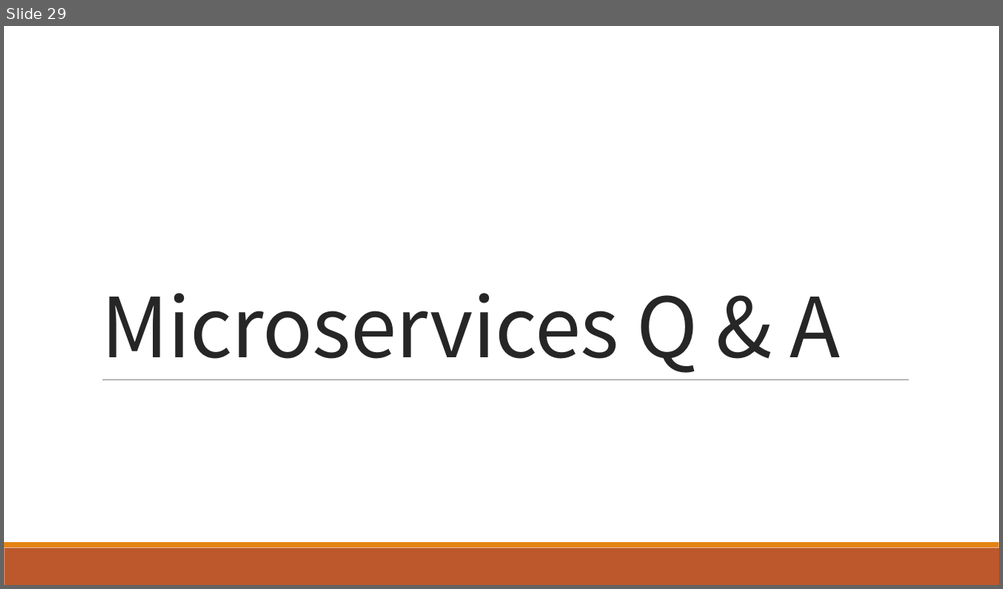
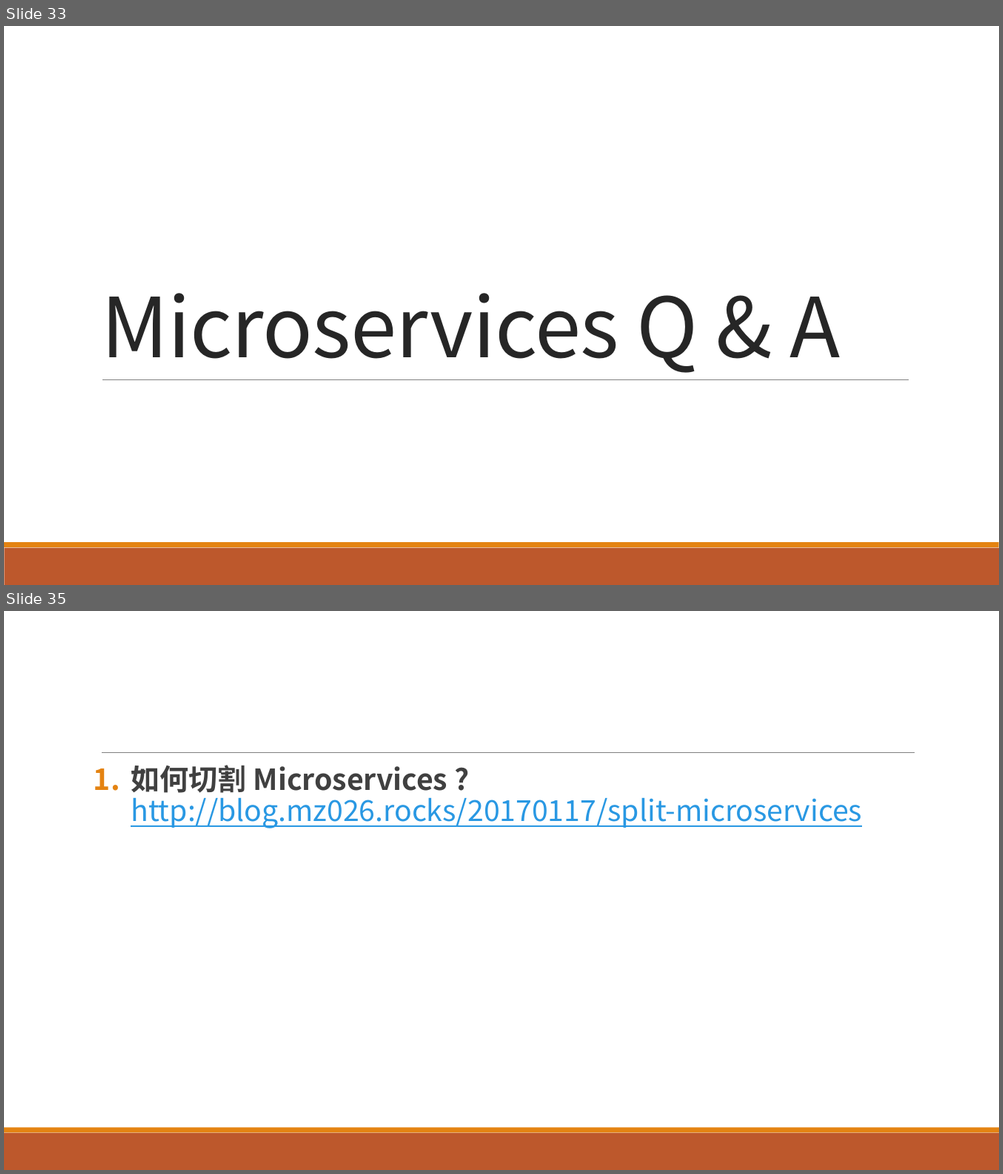
Before and after one commit to andrew0928/Course.Microservices.201612, a slide deck: Session4/M04.pptx. Shown one above the other, each under a label of ours: slide 29 before the commit, slides 33 and 35 after it; the slides between them are not shown. The pictures are 1003x589 and 1003x1174 pixels, drawn with LibreOffice and Linux fonts; fonts in the diff are those of the drawing. Boxes give left, top, right and bottom in pixels: in the first picture for what was removed or moved away, otherwise in the second. Text is boxed around its words. In the diff, an @@ line names an element or a change of style, - is before the commit and + after.

```diff
--- a/Session4/M04.pptx
+++ b/Session4/M04.pptx
@@ slide 35 added at (x1=4, y1=611, x2=999, y2=1170), background #FFFFFF; not listed: 2 template elements that a slide beside it also shows @@
@@ line added from (102, 753) to (915, 753), #808080 0.5 pt @@
@@ text added at (x1=131, y1=765, x2=862, y2=829), 28 pt, text #2998E3, underline @@
+1. 如何切割 Microservices ?
+   http://blog.mz026.rocks/20170117/split-microservices
@@ what was slide 29 is now slide 33 @@
```
Also in this commit, not shown: 4 slides changed, 4 other slides added, 1 slide removed.
